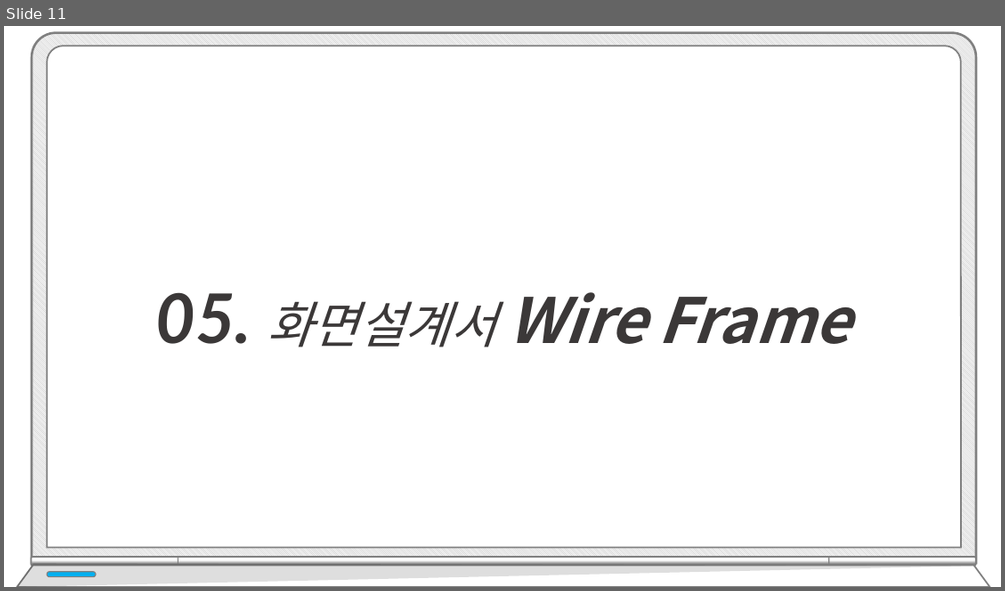
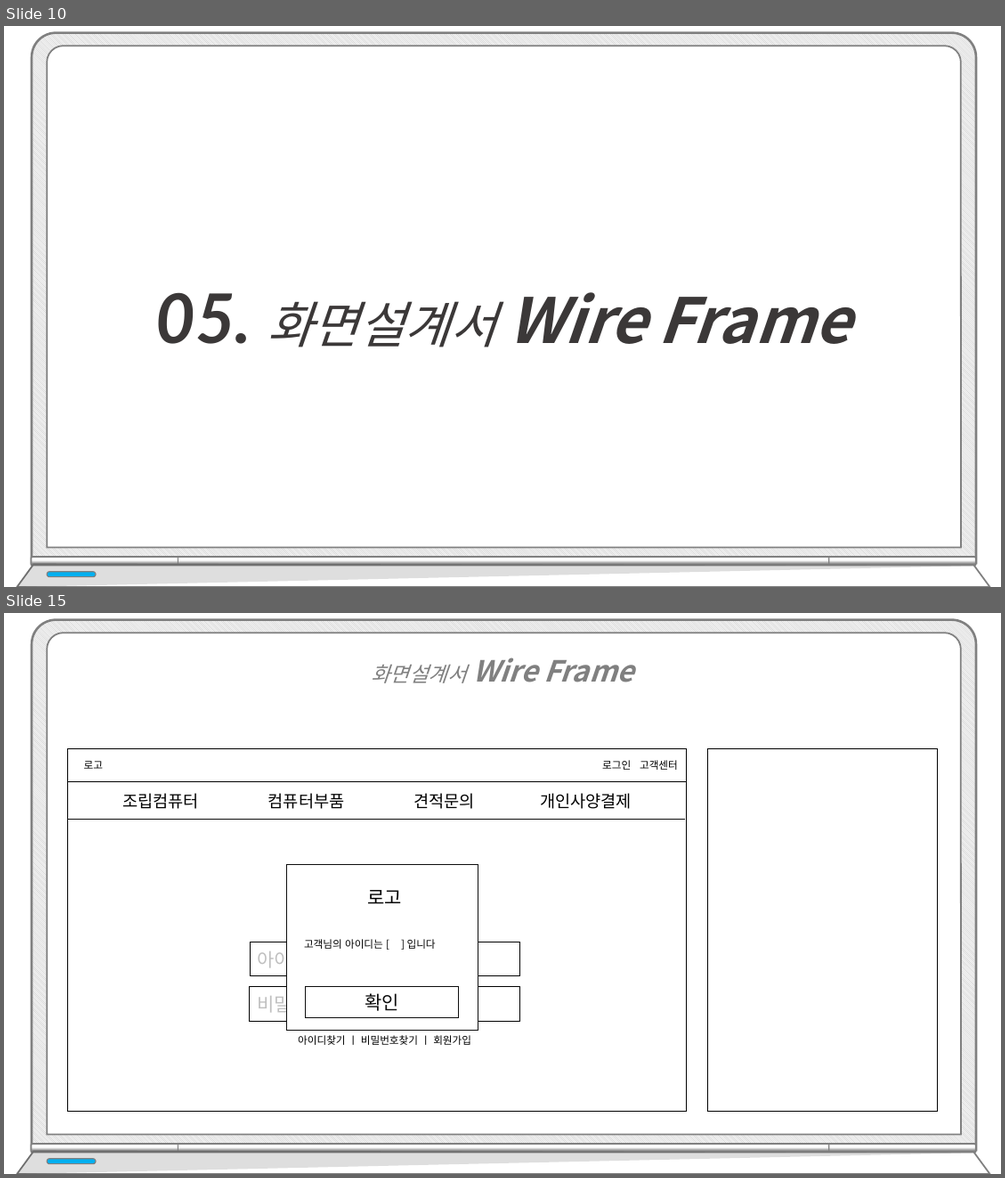
Before and after one commit to hhsw07/ezen-academy-projects, a slide deck: WebContent/발표/프로젝트5.pptx. Shown one above the other, each under a label of ours: slide 11 before the commit, slides 10 and 15 after it; the slides between them are not shown. The pictures are 1005x591 and 1005x1178 pixels, drawn with LibreOffice and Linux fonts; fonts in the diff are those of the drawing. Boxes give left, top, right and bottom in pixels: in the first picture for what was removed or moved away, otherwise in the second. Text is boxed around its words. In the diff, an @@ line names an element or a change of style, - is before the commit and + after.

```diff
--- a/WebContent/발표/프로젝트5.pptx
+++ b/WebContent/발표/프로젝트5.pptx
@@ slide 15 added at [4,613,1001,1174], background #FFFFFF @@
@@ text added at [371,657,633,683], 28 pt, text #808080, bold, italic @@
+화면설계서 Wire Frame
@@ rectangle added at [67,749,687,1111], fill #FFFFFF, outline #000000 1 pt @@
@@ rectangle added at [67,749,687,782], fill #FFFFFF, outline #000000 1 pt @@
@@ text added at [84,761,103,769], 10 pt, text #000000 @@
+로고
@@ text added at [602,760,678,770], 10 pt, text #000000 @@
+로그인 고객센터
@@ rectangle added at [708,749,938,1111], fill #FFFFFF, outline #000000 1 pt @@
@@ text added at [122,793,631,809], 16 pt, text #000000 @@
+조립컴퓨터 컴퓨터부품 견적문의 개인사양결제
@@ line added from (67, 819) to (685, 819), #0D0D0D 0.5 pt @@
@@ rectangle added at [287,864,478,1030], fill #FFFFFF, outline #0D0D0D 1 pt @@
@@ text added at [368,890,403,904], 18 pt, text #000000 @@
+로고
@@ rectangle added at [250,942,520,976], fill #FFFFFF, outline #000000 1 pt, 18 pt, text #BFBFBF @@
+아이디
@@ text added at [304,939,436,949], 10 pt, text #000000 @@
+고객님의 아이디는 [ ] 입니다
@@ rectangle added at [306,986,459,1017], fill #FFFFFF, outline #0D0D0D 1 pt, 18 pt, text #0D0D0D @@
+확인
@@ rectangle added at [250,987,519,1022], fill #FFFFFF, outline #000000 1 pt, 18 pt, text #BFBFBF @@
+비밀번호
@@ text added at [298,1035,471,1045], 10 pt, text #000000 @@
+아이디찾기 ㅣ 비밀번호찾기 ㅣ 회원가입
@@ group added at [16,620,989,1174]: 5 round same rects, 2 freeform shapes, 1 rounded rectangle @@
@@ what was slide 11 is now slide 10 @@
```
Also in this commit, not shown: 2 slides changed, 13 other slides added, 1 slide removed.
